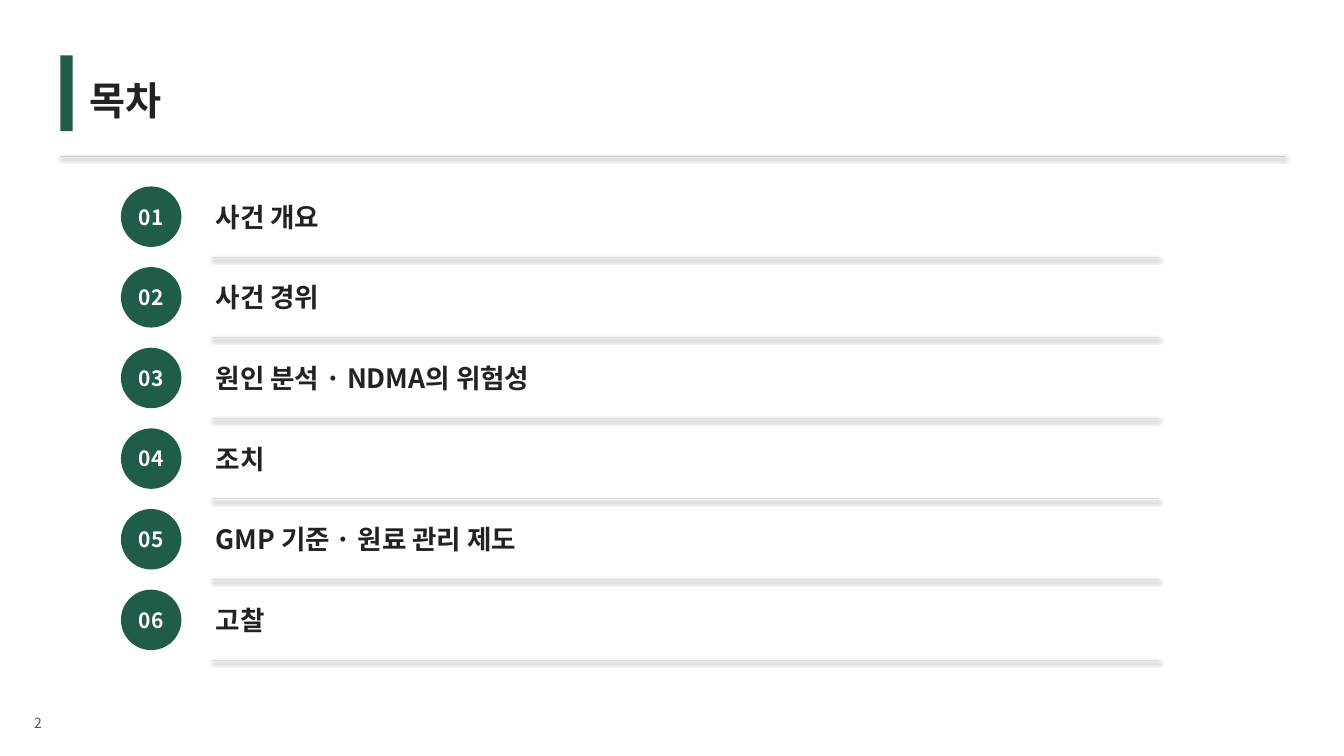
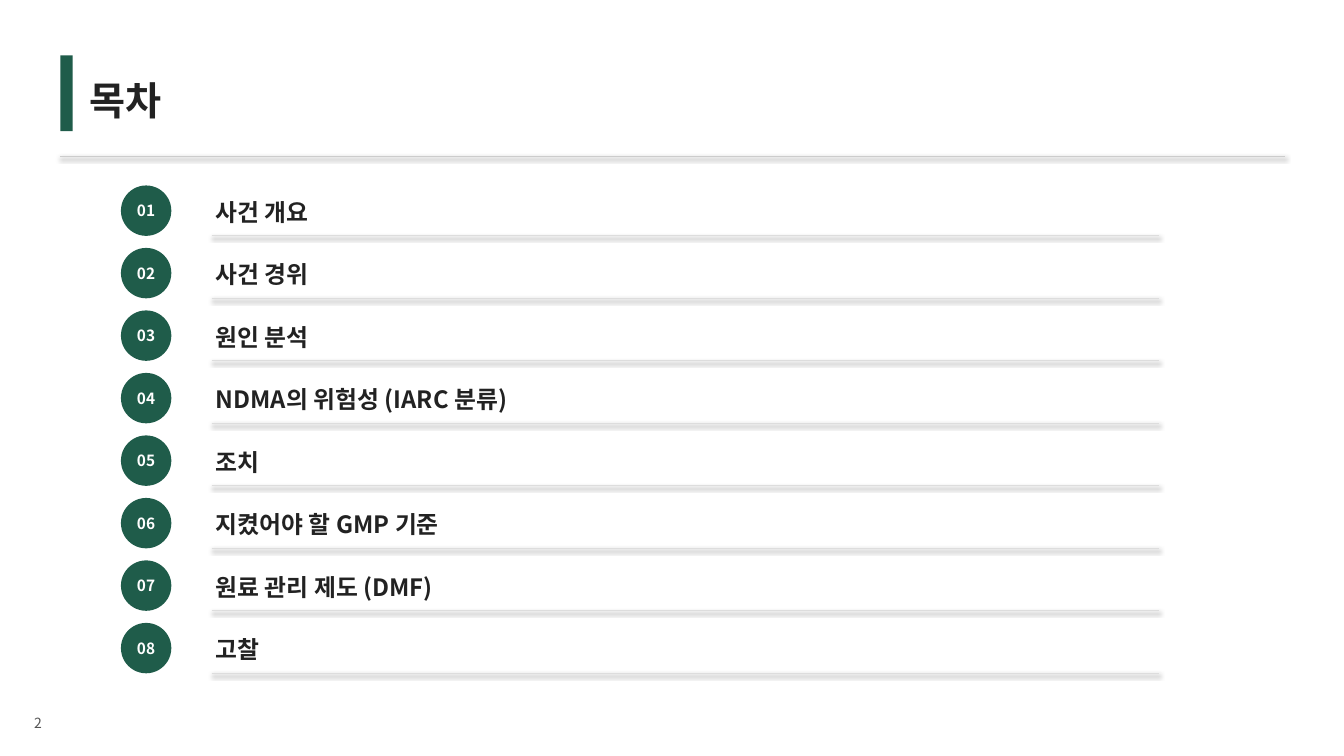
Before and after one commit to wlwl991123-prog/webtoon-app, a slide deck: slide 2 of GMP_발사르탄.pptx. Drawn at 1344x756 pixels with LibreOffice and Linux fonts; fonts in the diff are those of the drawing. Boxes give left, top, right and bottom in pixels: in the first picture for what was removed or moved away, otherwise in the second. Text is boxed around its words. In the diff, an @@ line names an element or a change of style, - is before the commit and + after.

```diff
--- a/GMP_발사르탄.pptx
+++ b/GMP_발사르탄.pptx
@@ ellipse "01": place and size @@
-ellipse "01" at (121, 187, 181, 247)
+ellipse "01" at (121, 186, 171, 236)
@@ line moved from (212, 257) - (1159, 257) to (212, 236) - (1159, 236) @@
@@ ellipse "02": place and size @@
-ellipse "02" at (121, 267, 181, 328)
+ellipse "02" at (121, 248, 171, 298)
@@ text "사건 경위": place and size @@
-text "사건 경위" at (216, 284, 320, 310)
+text "사건 경위" at (216, 263, 309, 285)
@@ line moved from (212, 338) - (1159, 338) to (212, 298) - (1159, 298) @@
@@ ellipse "03": place and size @@
-ellipse "03" at (121, 348, 181, 408)
+ellipse "03" at (121, 311, 171, 361)
@@ text at (216, 326, 309, 348): text changed; size 19 to 17 pt @@
-원인 분석 · NDMA의 위험성
+원인 분석
@@ ellipse "04": place and size @@
-ellipse "04" at (121, 429, 181, 489)
+ellipse "04" at (121, 373, 171, 423)
@@ line moved from (212, 418) - (1159, 418) to (212, 361) - (1159, 361) @@
@@ text added at (216, 388, 507, 413), 17 pt, text #222222, bold @@
+NDMA의 위험성 (IARC 분류)
@@ ellipse "05": place and size @@
-ellipse "05" at (121, 509, 181, 570)
+ellipse "05" at (121, 436, 171, 486)
@@ line moved from (212, 499) - (1159, 499) to (212, 423) - (1159, 423) @@
@@ size 15 to 11 pt in 6 elements at (121, 186, 171, 236), (121, 248, 171, 298), (121, 311, 171, 361), (121, 373, 171, 423), (121, 436, 171, 486), (121, 498, 171, 548) @@
@@ ellipse "06": place and size @@
-ellipse "06" at (121, 590, 181, 650)
+ellipse "06" at (121, 498, 171, 548)
@@ line moved from (212, 580) - (1159, 580) to (212, 486) - (1159, 486) @@
@@ text added at (216, 513, 439, 535), 17 pt, text #222222, bold @@
+지켰어야 할 GMP 기준
@@ ellipse added at (121, 561, 171, 611), fill #1F5C4A, 11 pt, text #FFFFFF, bold @@
+07
@@ line moved from (212, 660) - (1159, 660) to (212, 548) - (1159, 548) @@
@@ text at (216, 576, 433, 601): text changed; size 19 to 17 pt @@
-GMP 기준 · 원료 관리 제도
+원료 관리 제도 (DMF)
@@ ellipse added at (121, 623, 171, 674), fill #1F5C4A, 11 pt, text #FFFFFF, bold @@
+08
@@ size 19 to 17 pt in 4 elements at (216, 201, 309, 223), (216, 263, 309, 285), (216, 451, 260, 473), (216, 638, 260, 660) @@
@@ text "고찰": place and size @@
-text "고찰" at (216, 607, 265, 633)
+text "고찰" at (216, 638, 260, 660)
@@ line added from (212, 611) to (1159, 611), #DDDDDD 0.75 pt @@
@@ line added from (212, 674) to (1159, 674), #DDDDDD 0.75 pt @@
```
Also in this commit, not shown: 5 other slides changed, 1 other file.
